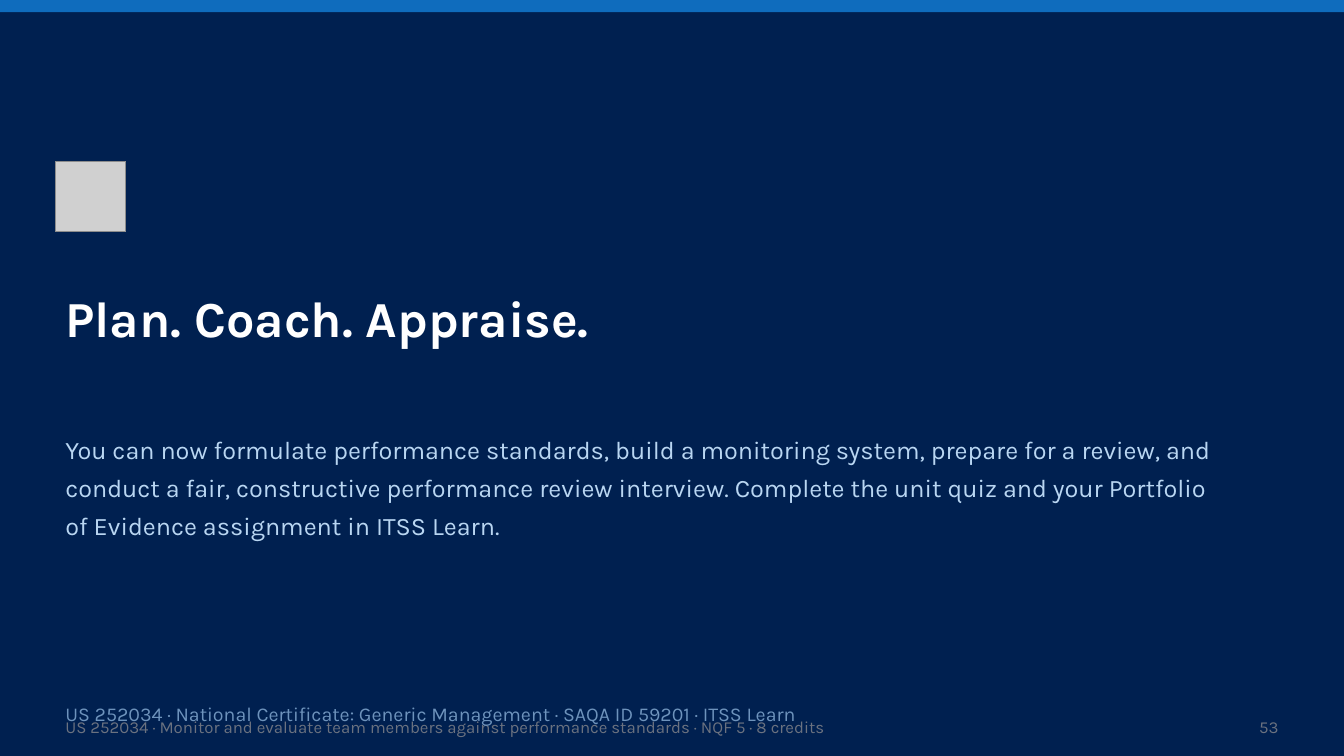
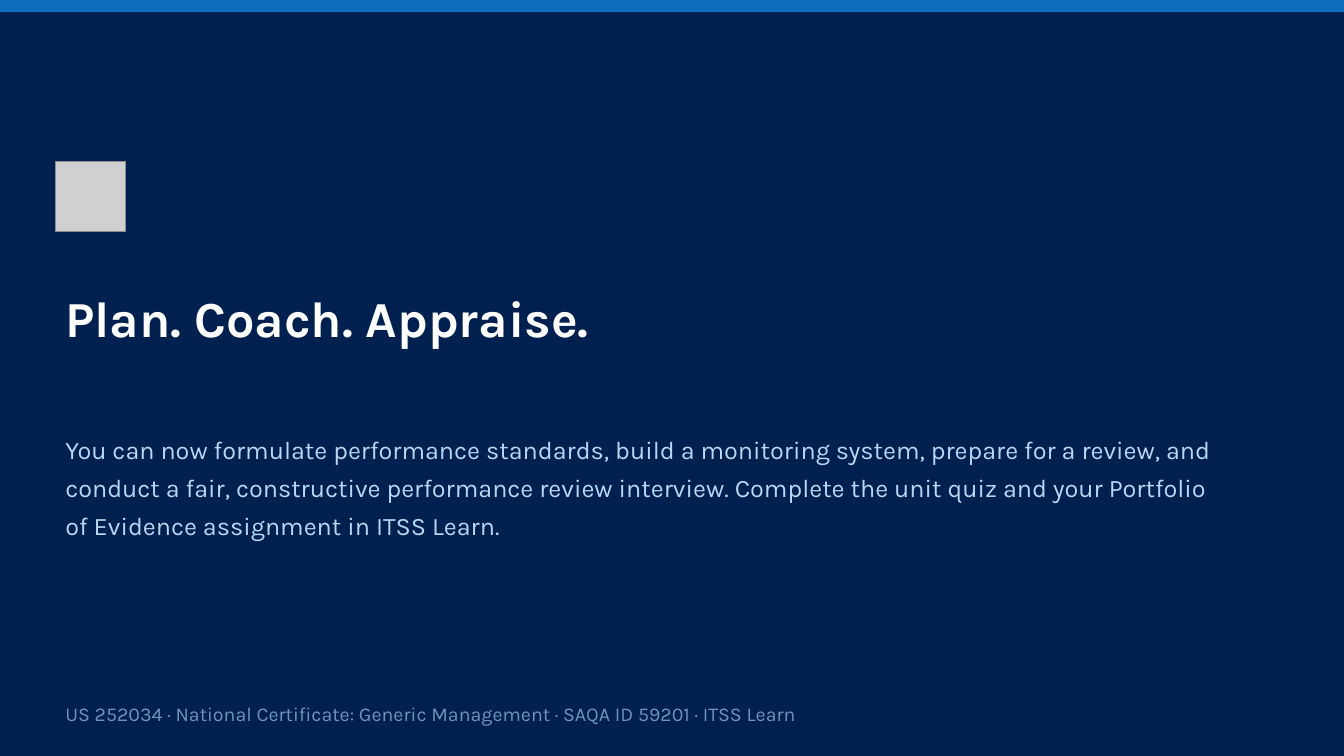
Before and after one commit to andrekyle/ITsystemsupport, a slide deck: slide 53 of public/downloads/US-252034-Monitor-Evaluate-Performance.pptx. Drawn at 1344x756 pixels with LibreOffice and Linux fonts; fonts in the diff are those of the drawing; grey boxes stand for pictures. Boxes give left, top, right and bottom in pixels: in the first picture for what was removed or moved away, otherwise in the second. Text is boxed around its words. In the diff, an @@ line names an element or a change of style, - is before the commit and + after.

Commit message:
Navy slides show a single attribution line - skip the standard footer chrome there

```diff
--- a/public/downloads/US-252034-Monitor-Evaluate-Performance.pptx
+++ b/public/downloads/US-252034-Monitor-Evaluate-Performance.pptx
@@ text removed at (65, 718, 824, 737) @@
-US 252034 · Monitor and evaluate team members against performance standards · NQF 5 · 8 credits
@@ text removed at (1259, 722, 1278, 733) @@
-53
```
Also in this commit, not shown: 3 other slides changed, 3 other files.
